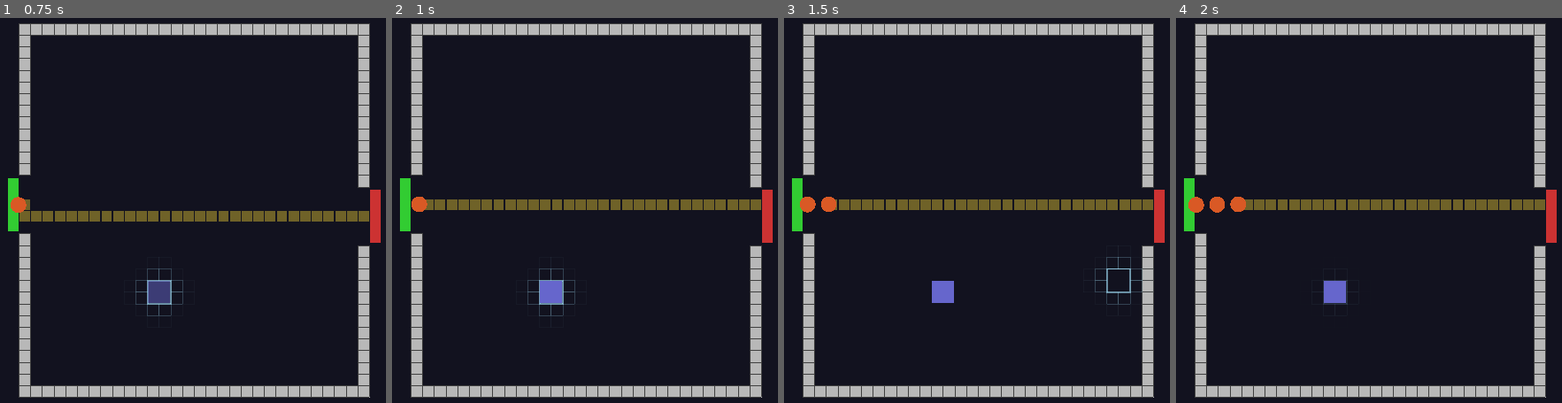
Above: before the commit, frames 1-4 (left to right).
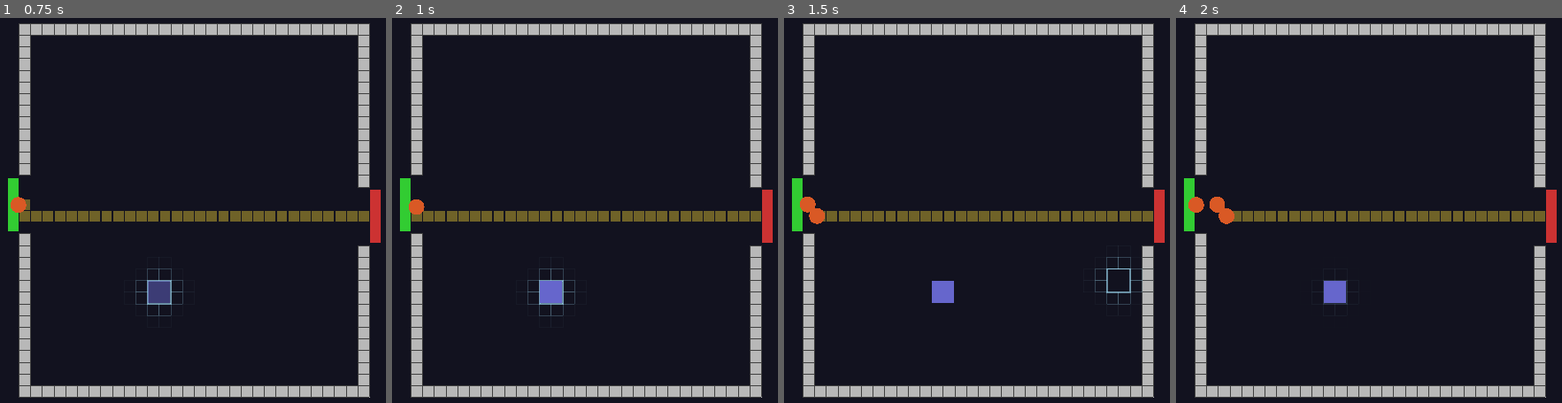
Above: after the commit, the same moments.

Repository: TimGoergen/critter-quitters
Game: Godot game, scene res://Main.tscn
The game is run twice, just before and just after one commit, with the same random seed, the same clock (stepped at 60 frames per second) and the same inputs.
Inputs (mouse positions are in pixels of both pictures, inside the frame that each line leads up to):
- Up to frame 1 (0.75 s): tap Enter at 0.5 s; move the mouse to (158, 291) at 0.52 s; click (158, 291) at 0.67 s
- Up to frame 2 (1 s): no input
- Up to frame 3 (1.5 s): drag from (outside the picture) to (942, 291) at 1.27 s
- Up to frame 4 (2 s): no input

Frame 1 is identical in both runs. In frame 2, 4.5% of the frame differs, in the area x 4-96%, y 46-53%; in frame 3, 4.4%; in frame 4, 4.2%.

Commit message:
Improve trap placement performance
- Batch pathfinding recalculations: Pathfinder now defers recalculate()
  via call_deferred so all cell_changed signals within one frame collapse
  into a single A* run instead of one per cell (4x reduction per trap).
- Reduce enemy path updates: _on_path_updated now calls find_path_from()
  once per enemy using the canonical exit cell, replacing _find_shortest_exit_path()
  which ran A* 5 times per enemy (5x reduction per enemy per update).
- Pool path markers: pre-create 128 MeshInstance3D nodes at run start and
  reposition/show/hide them instead of freeing and re-creating on every
  path update and cell_advanced signal.

Co-Authored-By: Claude Sonnet 4.6 <noreply@anthropic.com>

Diff:
--- a/game/arena/Arena.gd
+++ b/game/arena/Arena.gd
@@ -69,9 +69,10 @@
 # Used to find and remove the whole trap when the player clicks any of its cells.
 var _trap_anchors: Dictionary = {}        # Vector2i -> anchor Vector2i
 
-# Path marker nodes spawned each time the path updates. Cleared and
-# rebuilt on every path_updated signal.
-var _path_nodes: Array[MeshInstance3D] = []
+# Pre-created path marker nodes. Repositioned and shown/hidden on each
+# path update rather than freed and re-created.
+const PATH_MARKER_POOL_SIZE: int = 128
+var _path_marker_pool: Array[MeshInstance3D] = []
 
 # All enemy nodes currently active on the arena.
 # Each enemy is forwarded path updates so it can reroute in real time.
@@ -154,6 +155,7 @@
 	_spawn_zone_marker(_despawn_cell, 5, COLOR_EXIT)
 
 	_setup_grid_highlight()
+	_init_path_marker_pool()
 	_spawn_arena_border()
 
 	_pathfinder.recalculate()
@@ -385,12 +387,16 @@
 
 func _on_path_updated(new_path: Array[Vector2i]) -> void:
 	_display_path = new_path
+	if new_path.is_empty():
+		_redraw_path_display()
+		return
+	var best_exit: Vector2i = new_path.back()
 	for enemy in _active_enemies:
 		var current: Vector2i = enemy.get_current_cell()
 		# If the enemy is still in the outside approach cell, A* must start
 		# from the entrance (first in-bounds cell) to stay within the grid.
 		var from: Vector2i = current if _grid.is_in_bounds(current) else GameState.entrance_cell
-		var grid_path     := _find_shortest_exit_path(from)
+		var grid_path := _pathfinder.find_path_from(from, best_exit)
 		if grid_path.is_empty():
 			continue
 		var full: Array[Vector2i] = []
@@ -410,20 +416,26 @@
 ## target cell, so the line only appears ahead of the enemy.
 ## Falls back to the full display path when no enemies are active.
 func _redraw_path_display() -> void:
-	_clear_path_visuals()
 	var start_idx := 0
 	if not _active_enemies.is_empty():
 		var target: Vector2i = _active_enemies[0].get_target_cell()
 		var idx    := _display_path.find(target)
 		if idx >= 0:
 			start_idx = idx
+	var pool_idx := 0
 	for i in range(start_idx, _display_path.size()):
 		var cell  := _display_path[i]
 		var state := _grid.get_cell(cell)
 		if state == Grid.CellState.EMPTY \
 				or state == Grid.CellState.ENTRANCE \
 				or state == Grid.CellState.EXIT:
-			_spawn_path_marker(cell)
+			if pool_idx < PATH_MARKER_POOL_SIZE:
+				var marker := _path_marker_pool[pool_idx]
+				marker.position = _cell_to_world(cell)
+				marker.visible = true
+				pool_idx += 1
+	for i in range(pool_idx, PATH_MARKER_POOL_SIZE):
+		_path_marker_pool[i].visible = false
 
 
 # ---------------------------------------------------------------------------
@@ -562,6 +574,20 @@
 # ---------------------------------------------------------------------------
 # Grid highlight
 # ---------------------------------------------------------------------------
+
+## Pre-creates PATH_MARKER_POOL_SIZE path marker nodes, all hidden.
+## _redraw_path_display repositions and shows/hides them in place of
+## freeing and re-creating nodes on every update.
+func _init_path_marker_pool() -> void:
+	for i in range(PATH_MARKER_POOL_SIZE):
+		var marker := _make_box_mesh_instance(
+			Vector3(Grid.CELL_SIZE * 0.9, 0.05, Grid.CELL_SIZE * 0.9),
+			COLOR_PATH
+		)
+		marker.visible = false
+		_path_visual.add_child(marker)
+		_path_marker_pool.append(marker)
+
 
 ## Creates the MeshInstance3D used for the cursor grid glow.
 ## The material uses vertex colours so each line segment can have its own alpha.
@@ -837,24 +863,6 @@
 	return cells
 
 
-## Spawns a flat square to indicate one cell on the current path.
-func _spawn_path_marker(cell: Vector2i) -> void:
-	var path_marker := _make_box_mesh_instance(
-		Vector3(Grid.CELL_SIZE * 0.9, 0.05, Grid.CELL_SIZE * 0.9),
-		COLOR_PATH
-	)
-	path_marker.position = _cell_to_world(cell)
-	_path_visual.add_child(path_marker)
-	_path_nodes.append(path_marker)
-
-
-## Frees all path marker nodes from the previous path calculation.
-func _clear_path_visuals() -> void:
-	for node in _path_nodes:
-		node.queue_free()
-	_path_nodes.clear()
-
-
 ## Creates a MeshInstance3D with a BoxMesh of the given size and colour.
 ## Materials are UNSHADED so the scene requires no light sources.
 func _make_box_mesh_instance(size: Vector3, color: Color) -> MeshInstance3D:
--- a/game/arena/Pathfinder.gd
+++ b/game/arena/Pathfinder.gd
@@ -41,6 +41,7 @@
 
 var _grid: Grid = null
 var _current_path: Array[Vector2i] = []
+var _recalc_pending: bool = false
 
 # The four orthogonal directions used when evaluating neighbors.
 const DIRECTIONS: Array[Vector2i] = [
@@ -120,6 +121,13 @@
 # ---------------------------------------------------------------------------
 
 func _on_cell_changed(_cell: Vector2i, _new_state: Grid.CellState) -> void:
+	if not _recalc_pending:
+		_recalc_pending = true
+		call_deferred("_deferred_recalculate")
+
+
+func _deferred_recalculate() -> void:
+	_recalc_pending = false
 	recalculate()
 
 
